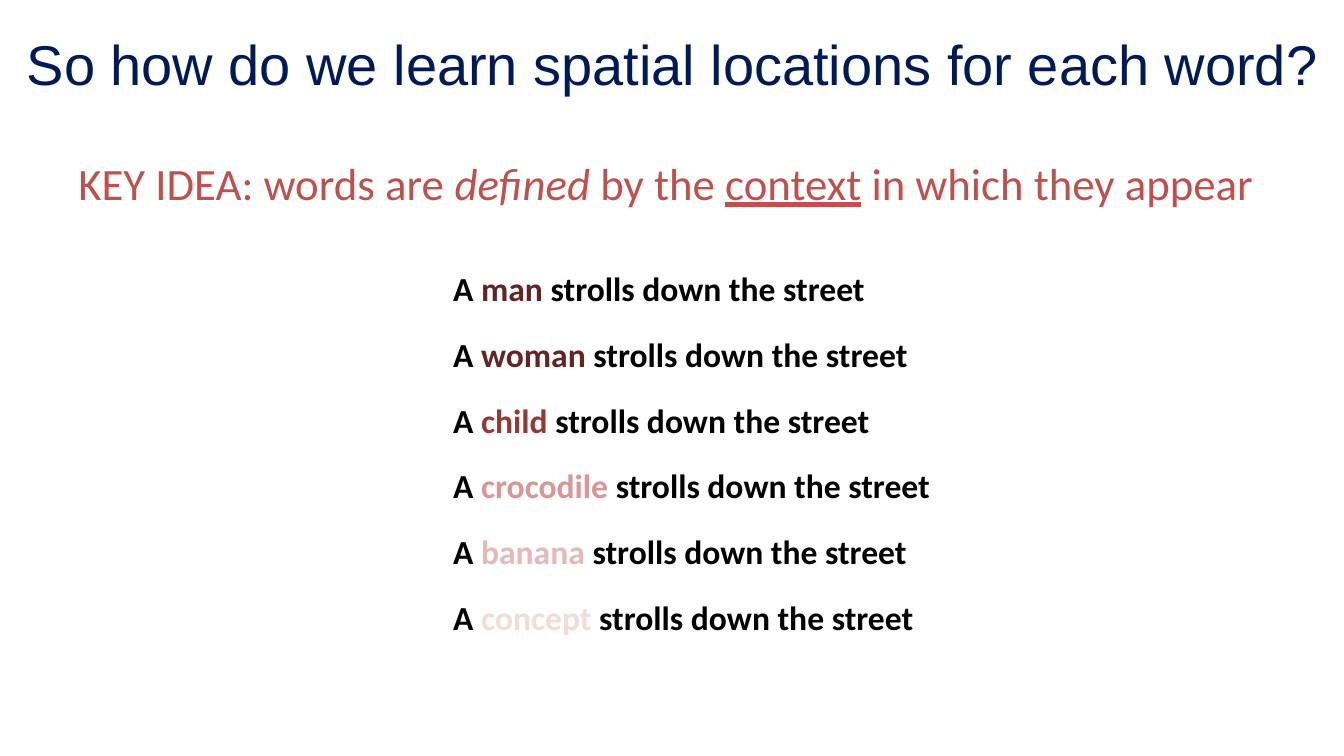
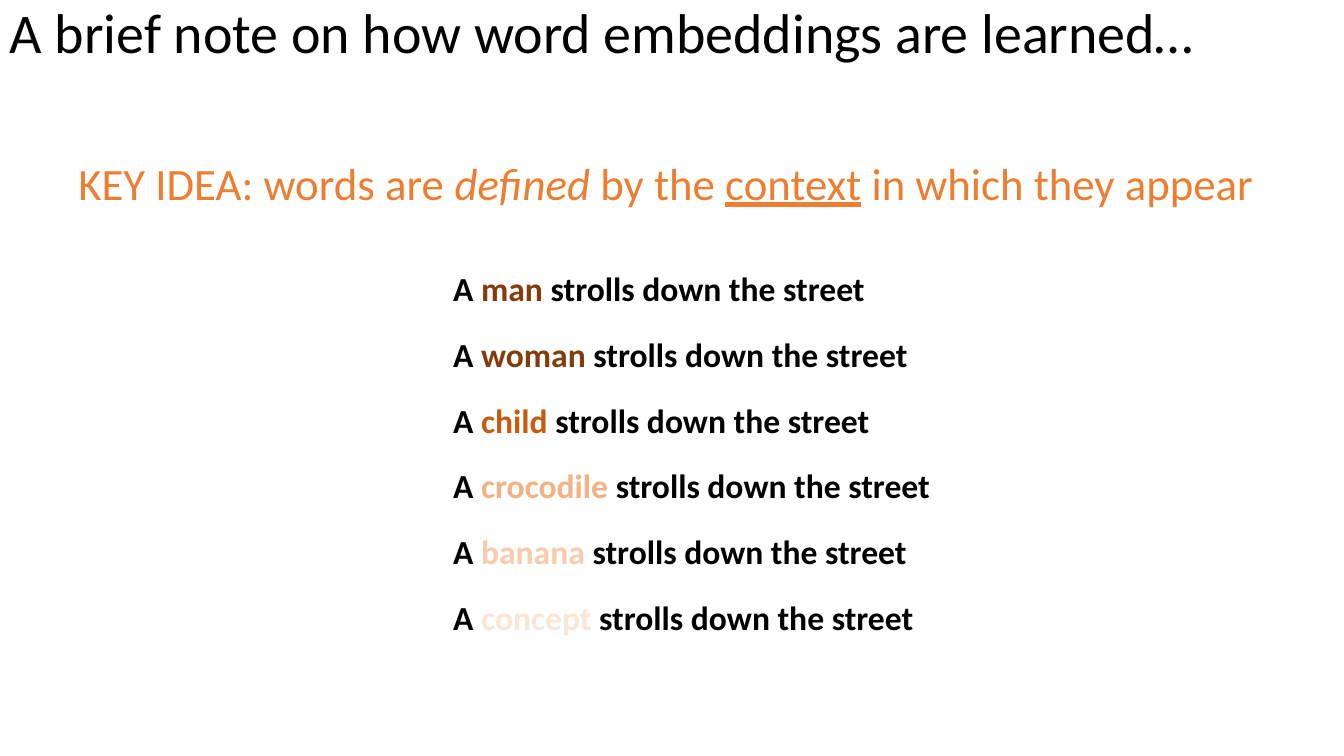
Before and after one commit to mengelhard/mmci_applied_ds, a slide deck: slide 19 of lectures/ll12.pptx (slide 23 before the commit). Drawn at 1344x756 pixels with LibreOffice and Linux fonts; fonts in the diff are those of the drawing; background and template pictures are left out. Boxes give left, top, right and bottom in pixels: in the first picture for what was removed or moved away, otherwise in the second. Text is boxed around its words. In the diff, an @@ line names an element or a change of style, - is before the commit and + after.

```diff
--- a/lectures/ll12.pptx
+++ b/lectures/ll12.pptx
@@ title "A brief note on how ..." at (x1=10, y1=14, x2=1193, y2=63): vertical alignment middle to top @@
@@ title at (x1=10, y1=14, x2=1193, y2=63): text changed; font Arial to Calibri; text colour #001A57 to #000000 @@
-So how do we learn spatial locations for each word?
+A brief note on how word embeddings are learned…
@@ text "KEY IDEA: words are defined ..." at (x1=78, y1=169, x2=1253, y2=208): text colour #C0504D to #ED7D31 @@
@@ text "A man strolls down the ..." at (x1=453, y1=277, x2=865, y2=302): text colour #632523 to #843C0B in "man" @@
@@ text "A woman strolls down the ..." at (x1=453, y1=343, x2=908, y2=368): text colour #632523 to #843C0B in "woman" @@
@@ text "A child strolls down the ..." at (x1=453, y1=409, x2=870, y2=434): text colour #953735 to #C55A11 in "child" @@
@@ text "A crocodile strolls down the ..." at (x1=453, y1=474, x2=929, y2=499): text colour #D99694 to #F4B183 in "crocodile" @@
@@ text "A banana strolls down the ..." at (x1=453, y1=540, x2=906, y2=565): text colour #E6B9B8 to #F8CBAD in "banana" @@
```
Also in this commit, not shown: 66 other slides changed, 3 slides added, 5 slides removed, 4 other files.
